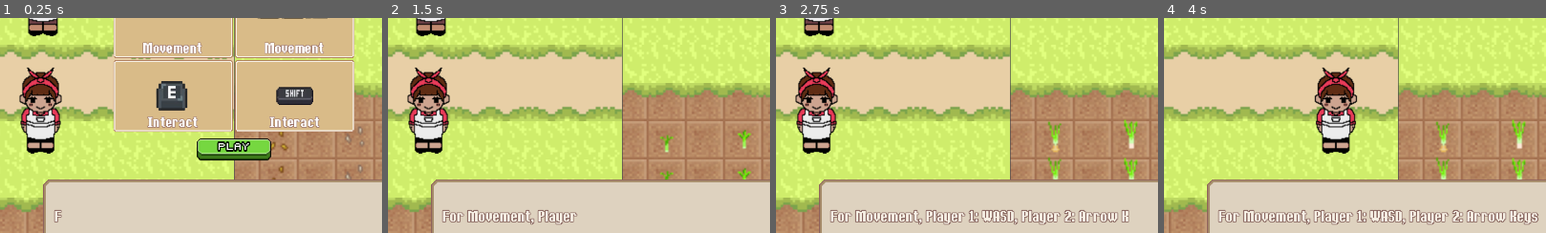
Above: before the commit, frames 1-4 (left to right).
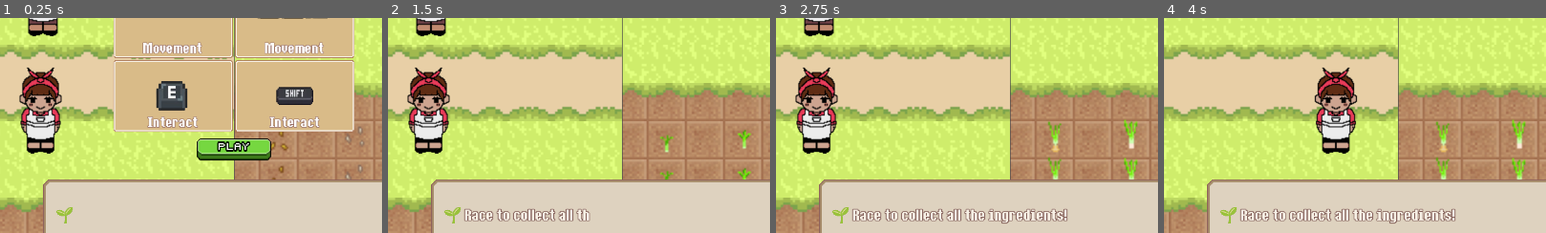
Above: after the commit, the same moments.

Repository: aleynaurr/Sarap-Game
Game: Godot game, scene res://scenes/get_ingredients/GetIngredients.tscn
Two runs of this game, one before a commit and one after it. Both use one fixed random seed, a clock stepped at 60 frames per second and the inputs below. This scene is started directly instead of the project's main scene. Sound files missing from this copy of the repository are replaced by a short silence.
Inputs (mouse positions are % of the whole screen's width and height, from its top left):
- Up to frame 1 (0.25 s): no input
- Up to frame 2 (1.5 s): click (50, 69) at 0.5 s; tap Enter (ui_accept) at 1.25 s; drag from (35, 16) to (16, 7) at 1.27 s
- Up to frame 3 (2.75 s): drag from (35, 7) to (16, 16) at 2.02 s
- Up to frame 4 (4 s): move the mouse to (25, 16) at 2.77 s; hold A (move_left_p1) 2.78-3.5 s; tap E (interact_p1) at 2.85 s; click (25, 16) at 2.92 s; drag from (43, 6) to (20, 35) at 3.52 s
The pictures show only the part of the screen within x 19-69%, y 42-92%; the shares and areas given below are measured in that part.

The runs differ from the first frame. In frame 1, 0.2% of the frame differs, in the area x 14-19%, y 88-96%; in frame 2, 1.7%; in frame 3, 3.4%; in frame 4, 3.6%, in the area x 14-98%, y 88-97%.

Commit message:
erased instructions for gi

Diff:
--- a/scripts/get_ingredients/GetIngredients.gd
+++ b/scripts/get_ingredients/GetIngredients.gd
@@ -32,8 +32,6 @@
 
 	if not GameManager.versus_video_playing:
 		TextManager.start_dialog([
-			"For Movement, Player 1: WASD, Player 2: Arrow Keys",
-			"For Interact, Player 1: E, Player 2: RShift",
 			"🌱 Race to collect all the ingredients!",
 			"🥬 Harvest the crops in the garden.",
 			"🧺 Explore the map to find the remaining ingredients.",
